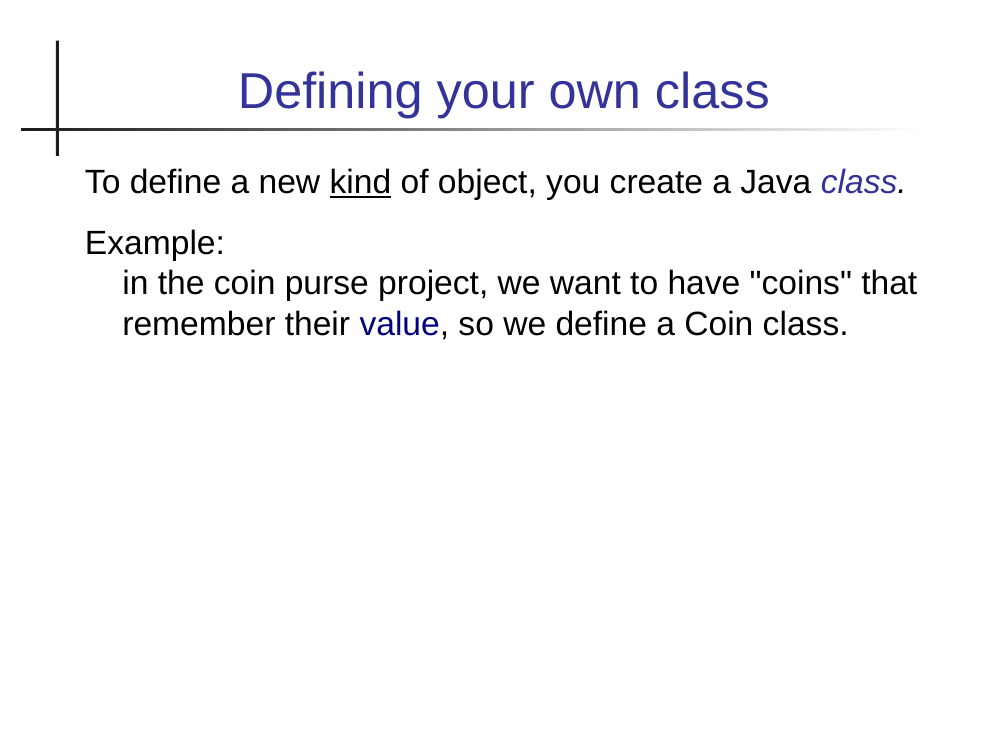
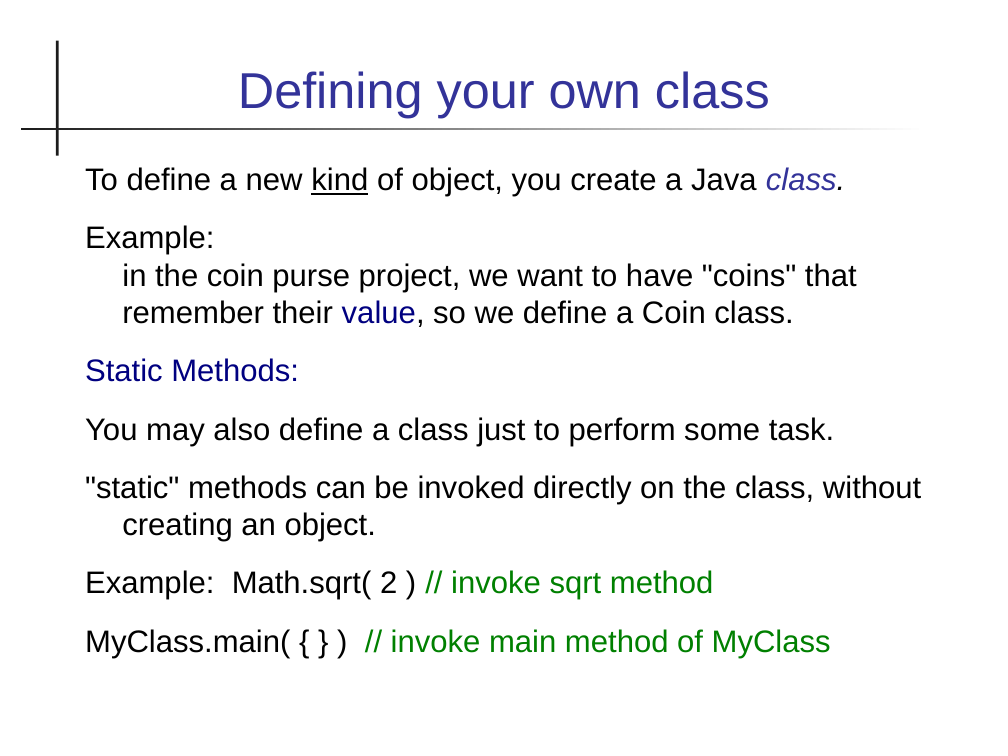
Before and after one commit to cpske/programming1, a slide deck: slide 3 of week2/X-Java-Basics.ppt (slide 4 before the commit). Drawn at 1008x756 pixels with LibreOffice and Linux fonts; fonts in the diff are those of the drawing. Boxes give left, top, right and bottom in pixels: in the first picture for what was removed or moved away, otherwise in the second. Text is boxed around its words. In the diff, an @@ line names an element or a change of style, - is before the commit and + after.

Commit message:
minor change to Java Basics

```diff
--- a/week2/X-Java-Basics.ppt
+++ b/week2/X-Java-Basics.ppt
@@ text at [85,167,857,327]: size 24 to 22.2 pt in "To define a new kind of object, ...", "Example: in the coin purse project, we ..." @@
@@ text at [85,358,921,658]: paragraphs added @@
+Static Methods:
+You may also define a class just to perform some task.
+"static" methods can be invoked directly on the class, without creating an object.
+Example: Math.sqrt( 2 ) // invoke sqrt method
+MyClass.main( { } ) // invoke main method of MyClass
```
Also in this commit, not shown: 7 other slides changed, 1 other file.
